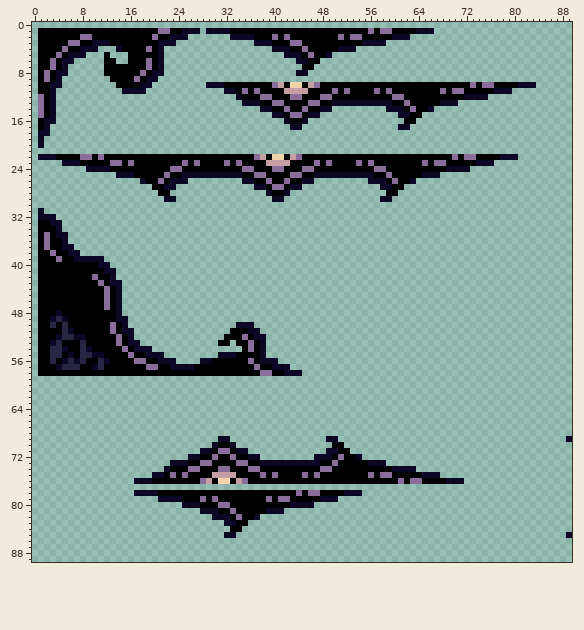
Two states of a pixel-art file, Assets/Pictures/Corners.ase. That is the earlier state.
90x90 pixels, 1 frame.
After:
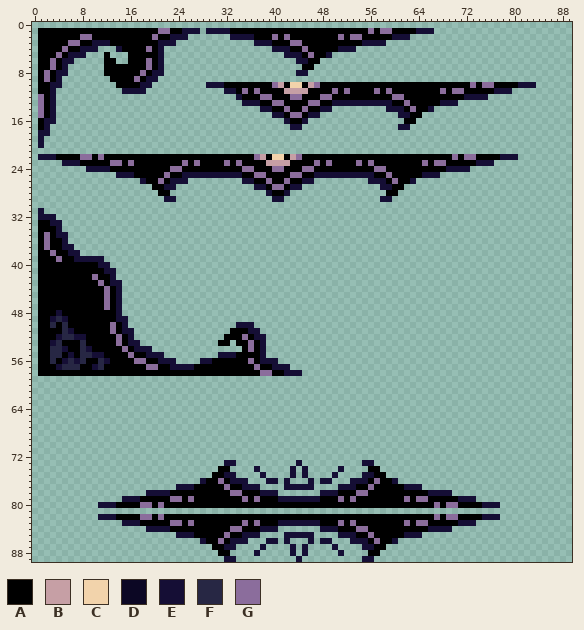
Palette (. is transparent): A #000000  B #c69fa5  C #f2d3ab  D #0c0724  E #150e35  F #272744  G #8b6d9c
The exact change:
Changed rows in their new state; - is an unchanged pixel.
Layer "Layer":
first column x 1:
 1 ------------------------EEE-EEEE-------------------------------EEE-----------------
 2 ----------------------EEE-------EEEE-----------------------EEE---------------------
 3 ---------EEE--------EEE-------------EEE---------------EEEE-------------------------
 4 -------EEE---E------E------------------EEE--------EEE------------------------------
 5 -----EEE------------E--------------------EEE----E----------------------------------
 6 ----EE--------------E----------------------EE--------------------------------------
 7 ----E---------------E--------------------------------------------------------------
 8 ---EE--------------EE----------------------EE--------------------------------------
 9 ---E--------------EE---------------------------------------------------------------
10 --EE-------------EE---------EEE-------------------------------------------------EEE
11 --E-----------EEEE-------------EE-------------------------------------------EEE----
12 --E------------------------------E-------------------------------------EEEE--------
13 --E-------------------------------EEE------------EEEEEEEEEE--------EEE-------------
14 --E----------------------------------EE--------EE---------EEE----E-----------------
15 --E------------------------------------EE----EE-------------EE---------------------
16 -EE--------------------------------------E--E--------------------------------------
17 -E----------------------------------------EE----------------EE---------------------
18 EE---------------------------------------------------------------------------------
19 E----------------------------------------------------------------------------------
20 E----------------------------------------------------------------------------------
22 EEE--------------------------------------------------------------------------EEE---
23 ----EEE------------------------------------------------------------------EEE-------
24 --------EEEE--------------------------------------------------------EEEE-----------
25 -------------EEE--------EEEEEEEEEE------------EEEEEEEEEE--------EEE----------------
26 -----------------E----EEE---------EE--------EE---------EEE----E--------------------
27 ---------------------EE-------------EE----EE-------------EE------------------------
28 --------------------------------------E--E-----------------------------------------
29 ---------------------EE----------------EE----------------EE------------------------
31 E----------------------------------------------------------------------------------
32 EEE--------------------------------------------------------------------------------
33 --EE-------------------------------------------------------------------------------
34 ---E-------------------------------------------------------------------------------
35 ---EE------------------------------------------------------------------------------
36 ----E------------------------------------------------------------------------------
37 ----EE-----------------------------------------------------------------------------
38 -----EE----------------------------------------------------------------------------
39 ------EEEEE------------------------------------------------------------------------
40 ----------EE-----------------------------------------------------------------------
41 -----------EE----------------------------------------------------------------------
42 ------------E----------------------------------------------------------------------
43 ------------EE---------------------------------------------------------------------
44 -------------E---------------------------------------------------------------------
45 -------------E---------------------------------------------------------------------
46 -------------E---------------------------------------------------------------------
47 -------------E---------------------------------------------------------------------
48 ---E---------E---------------------------------------------------------------------
49 --E-E--------EE--------------------------------------------------------------------
50 --------------E------------------EEE-----------------------------------------------
51 -----E--------EE-------------------EE----------------------------------------------
52 ---E--EE-------E--------------------EE---------------------------------------------
53 --E------------EE--------------------E---------------------------------------------
54 ----E---E-------EEE------------------E---------------------------------------------
55 -----E---EE-------EEE---------EEE----E---------------------------------------------
56 ----E-E----E--------EEE----EE--------EEE-------------------------------------------
57 ---E-----E------------EEEE-------------EEE-----------------------------------------
58 -----------------------------------------EEE---------------------------------------
first column x 11:
69 --------------------..----------------..--------------------------------------.
70 -------------------....----------------..--------------------------------------
71 -----------------........-------------....-------------------------------------
72 ---------------............---------........-----------------------------------
73 ------------.........EE..........E..........EE..-------------------------------
74 -----------.........AA....E.....E.E.....E....--......--------------------------
75 ---------..........AAEE....E....E.E....E....EE-A.........----------------------
76 ------...........EA-GAEEE...EE.E...E.EE...EEE-G--E...........------------------
77 -------------EEEAAAAAGAAEEE----EEEEE----EEEAAGAAAAAEEE-------------------------
78 ------..EEEE----------GG---EEE.......EEE-AAGGAAAAAAAAAAEEEE--------------------
79 ----EEEAAAAAGG-G-A-A----G-G-A-EEEEEEEAAAGAGAAAAAAAAGAGGAAAAAEEE----------------
80 EEEAAAAGGAGAAAAAA---AA----------AAAAAAAAAAAAAAAAAAAAAAAAGAGGAAAAEEE------------
81 -----------------..............------------------------------------------------
82 EEEAAAAGGAGAAAAAAAAAAA-A--AAAAAAAAAAAAAAAAAAAAAAAAAAAAAAGAGGAAAAEEE------------
83 ----EEEAAAAAGGAGAAAAAAA-GAGAAAEEEEEEEAAAGAGAAAAAAAAGAGGAAAAAEEE----------------
84 --------EEEEAAAAAAAAAAGGAAAEEE-------EEEAAAGGAAAAAAAAAAEEEE--------------------
85 -------------EEEAAAAAGAAEEE----EEEEE----EEEAAGAAAAAEEE------------------------.
86 -----------------EAAGAEEE---EE-E---E-EE---EEEAGAAE-----------------------------
87 -------------------AAEE----E----E-E----E----EEAA-------------------------------
88 --------------------AA----E-----E-E-----E----AA--------------------------------
89 ---------------------EE----------E----------EE---------------------------------
